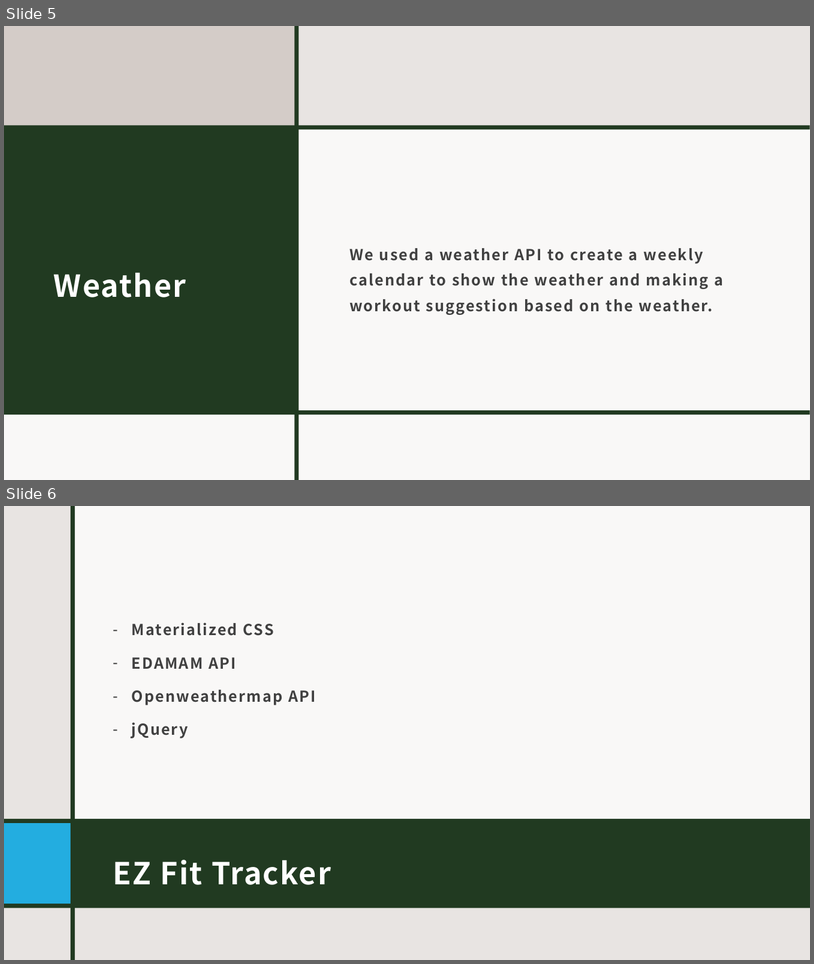
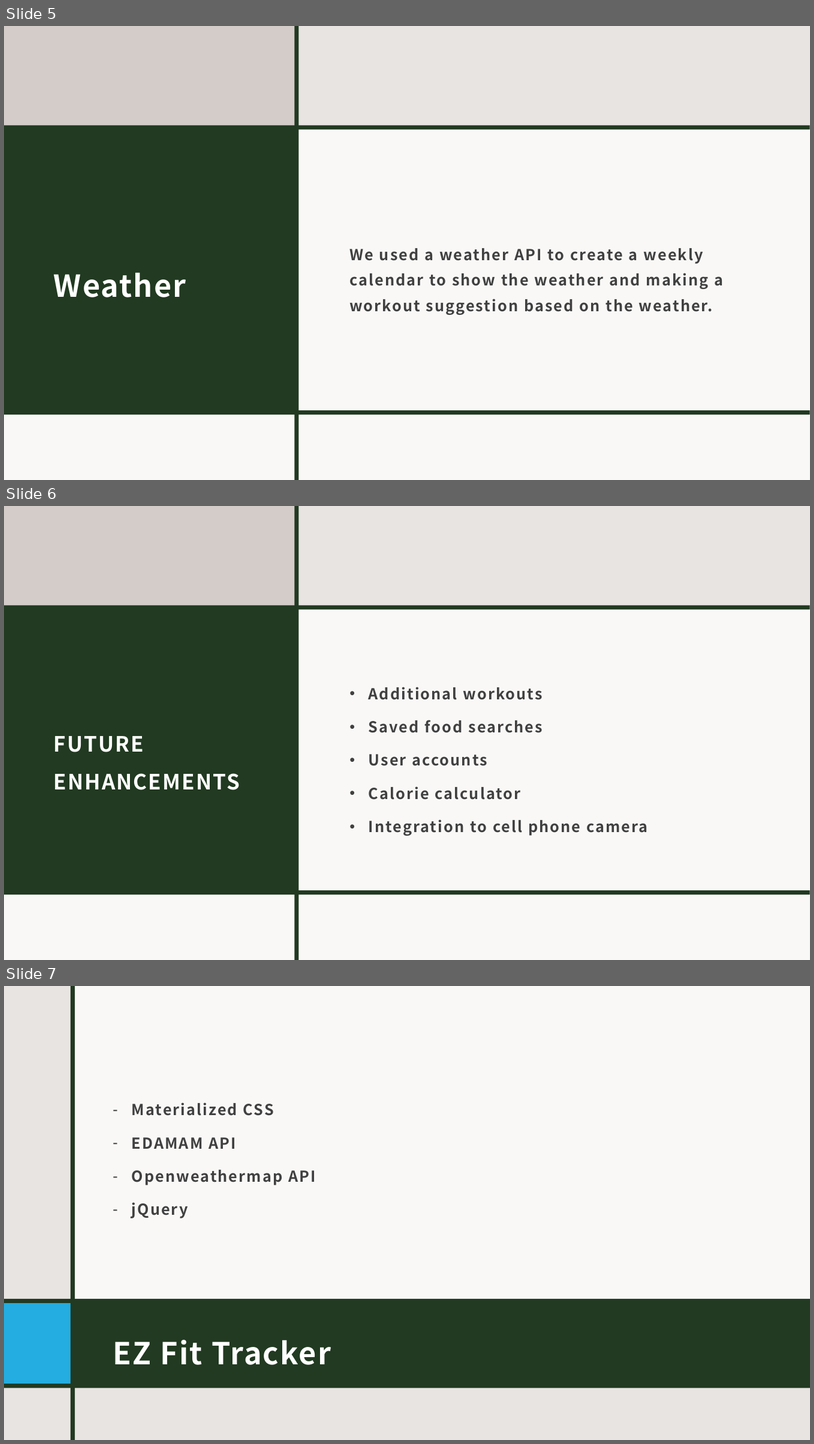
Before and after one commit to p3t3rn9uy3n/EZFitTracker, a slide deck: EZ Fit Tracker.pptx. Shown one above the other, each under a label of ours: slides 5 and 6 before the commit, slides 5, 6 and 7 after it. The pictures are 814x964 and 814x1444 pixels, drawn with LibreOffice and Linux fonts; fonts in the diff are those of the drawing. Boxes give left, top, right and bottom in pixels: in the first picture for what was removed or moved away, otherwise in the second. Text is boxed around its words. In the diff, an @@ line names an element or a change of style, - is before the commit and + after.

```diff
--- a/EZ Fit Tracker.pptx
+++ b/EZ Fit Tracker.pptx
@@ slide 6 added at bbox=[4, 506, 810, 960], background #E8E4E2; not listed: 2 template elements that a slide beside it also shows @@
@@ rectangle added at bbox=[4, 506, 810, 960], fill #E8E4E2 @@
@@ rectangle added at bbox=[4, 506, 297, 606], fill #D4CCC8 @@
@@ rectangle added at bbox=[295, 506, 299, 960], fill #213A21 @@
@@ rectangle added at bbox=[4, 605, 297, 894], fill #213A21 @@
@@ rectangle added at bbox=[4, 605, 810, 609], fill #213A21 @@
@@ rectangle added at bbox=[297, 606, 810, 894], fill #FFFFFF at 75% opacity @@
@@ text added at bbox=[369, 687, 648, 835], 18 pt, text #404040, bold @@
+• Additional workouts
+• Saved food searches
+• User accounts
+• Calorie calculator
+• Integration to cell phone camera
@@ title added at bbox=[54, 736, 240, 790], 25 pt, text #FFFFFF, bold @@
+FUTURE ENHANCEMENTS
@@ rectangle added at bbox=[4, 894, 810, 960], fill #FFFFFF at 75% opacity @@
@@ rectangle added at bbox=[4, 890, 810, 894], fill #213A21 @@
@@ what was slide 6 is now slide 7 @@
```
Also in this commit, not shown: 2 slides changed, 4 other files.
